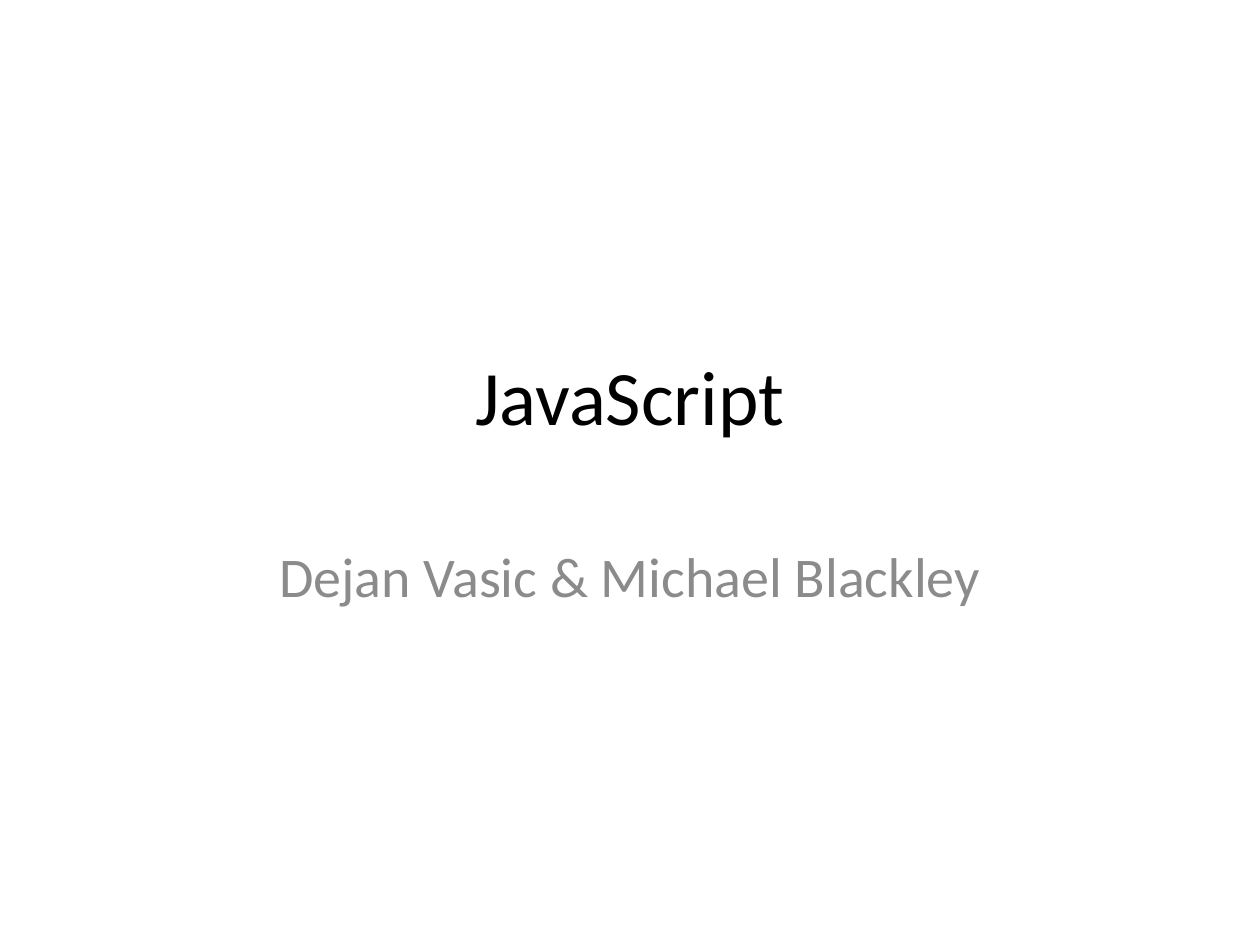
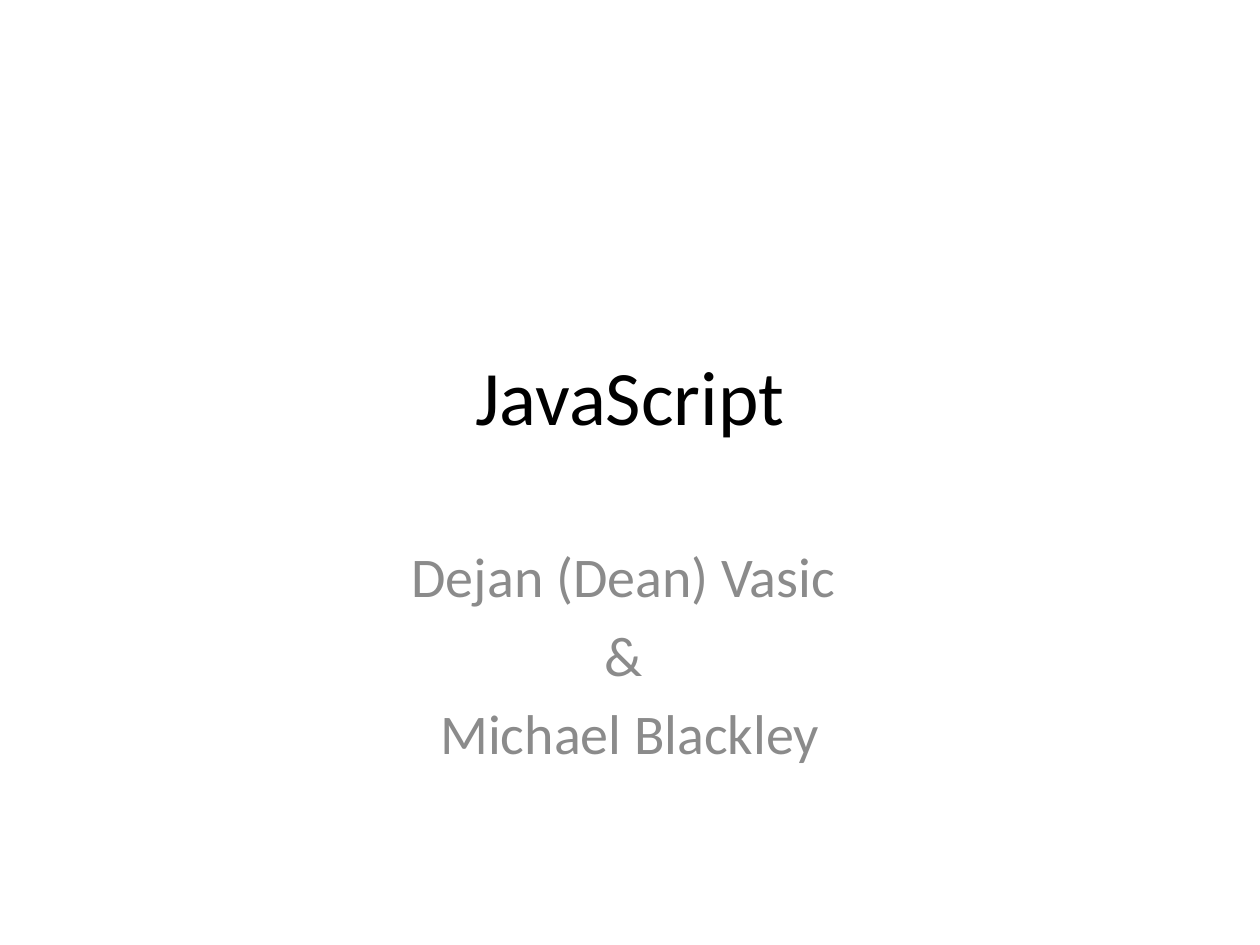
Before and after one commit to dejanvasic85/js-presentation, a slide deck: slide 1 of Dejan/Introduction.pptx. Drawn at 1260x945 pixels with LibreOffice and Linux fonts; fonts in the diff are those of the drawing. Boxes give left, top, right and bottom in pixels: in the first picture for what was removed or moved away, otherwise in the second. Text is boxed around its words. In the diff, an @@ line names an element or a change of style, - is before the commit and + after.

```diff
--- a/Dejan/Introduction.pptx
+++ b/Dejan/Introduction.pptx
@@ subtitle at box(412, 556, 835, 763): text changed @@
-Dejan Vasic & Michael Blackley
+Dejan (Dean) Vasic
+&
+Michael Blackley
```
Also in this commit, not shown: 2 other slides changed, 9 other files.
